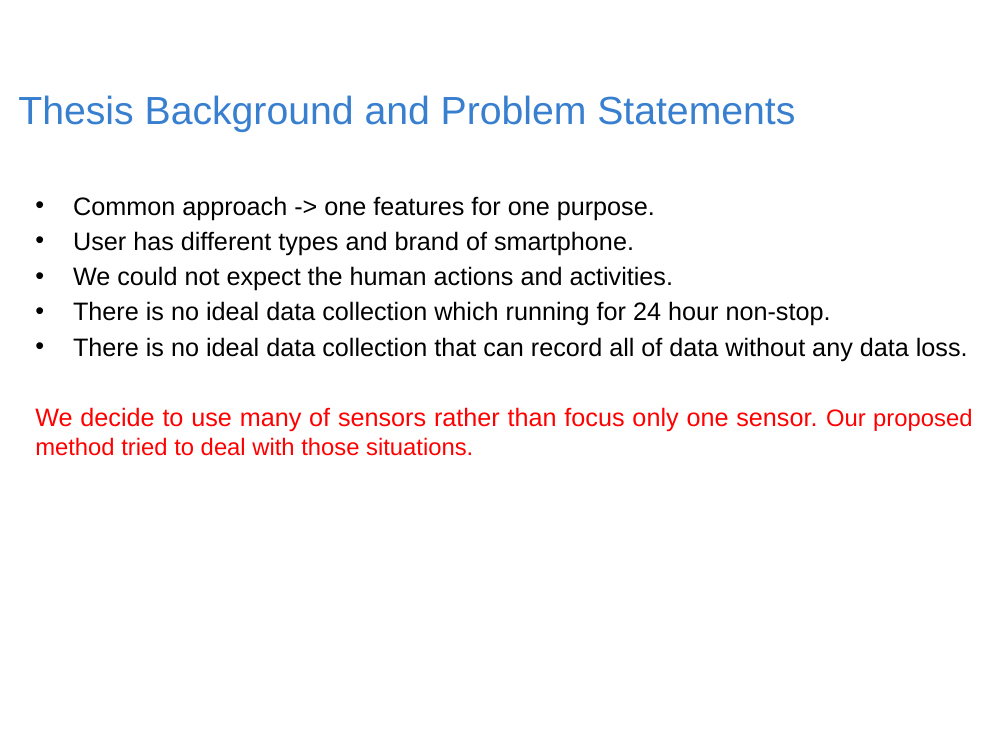
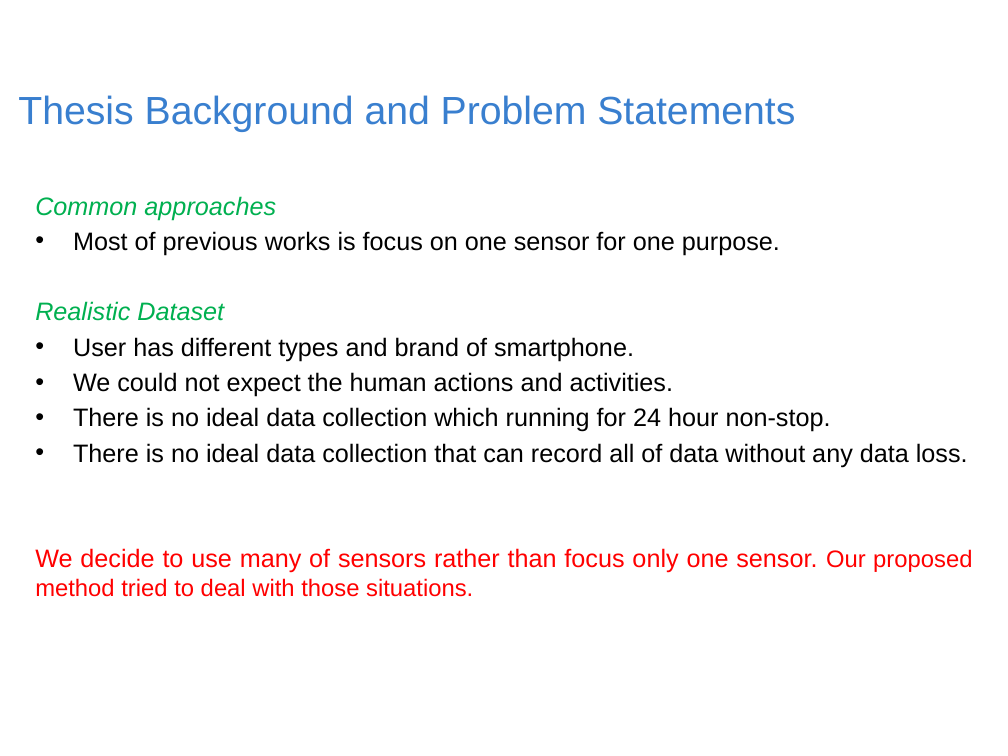
Before and after one commit to rischanlab/MyThesis, a slide deck: slide 3 of Thesis-presentation.pptx. Drawn at 1008x756 pixels with LibreOffice and Linux fonts; fonts in the diff are those of the drawing; background and template pictures are left out. Boxes give left, top, right and bottom in pixels: in the first picture for what was removed or moved away, otherwise in the second. Text is boxed around its words. In the diff, an @@ line names an element or a change of style, - is before the commit and + after.

Commit message:
newest version of thesis presentation

```diff
--- a/Thesis-presentation.pptx
+++ b/Thesis-presentation.pptx
@@ text at <box>35,196,780,321</box>: text changed @@
-• Common approach -> one features for one purpose.
+Common approaches
+• Most of previous works is focus on one sensor for one purpose.
+Realistic Dataset
```
Also in this commit, not shown: 14 other slides changed, 3 slides added, 3 slides removed, 1 other file.
